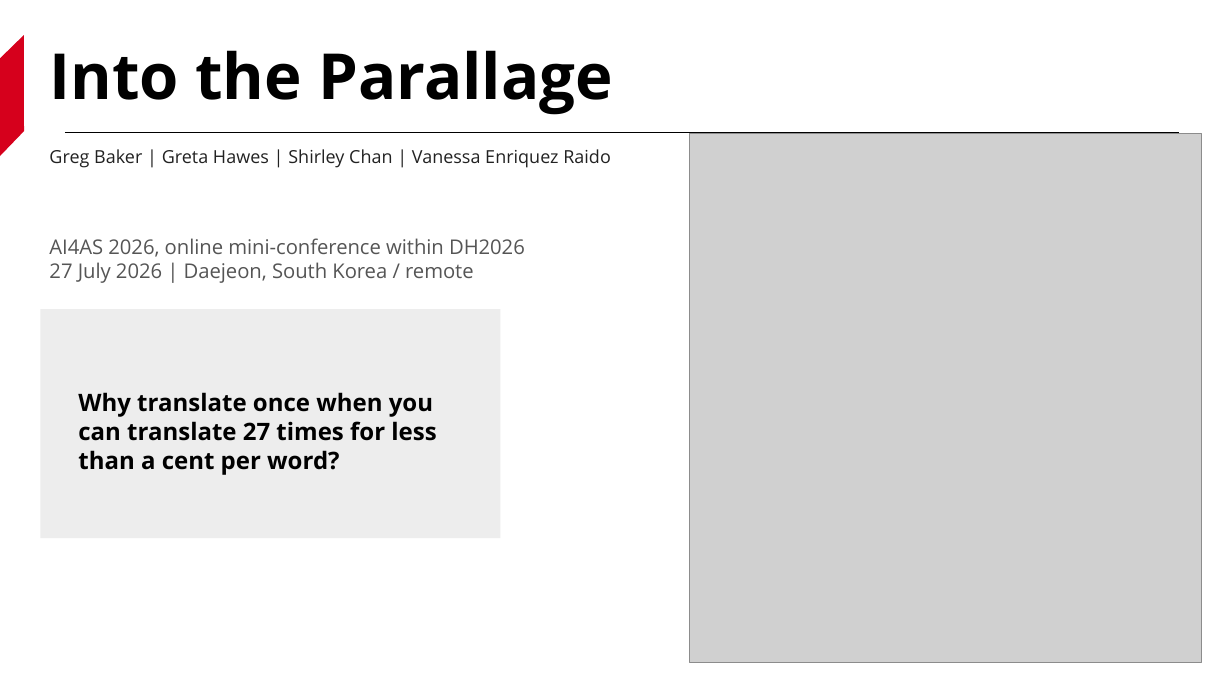
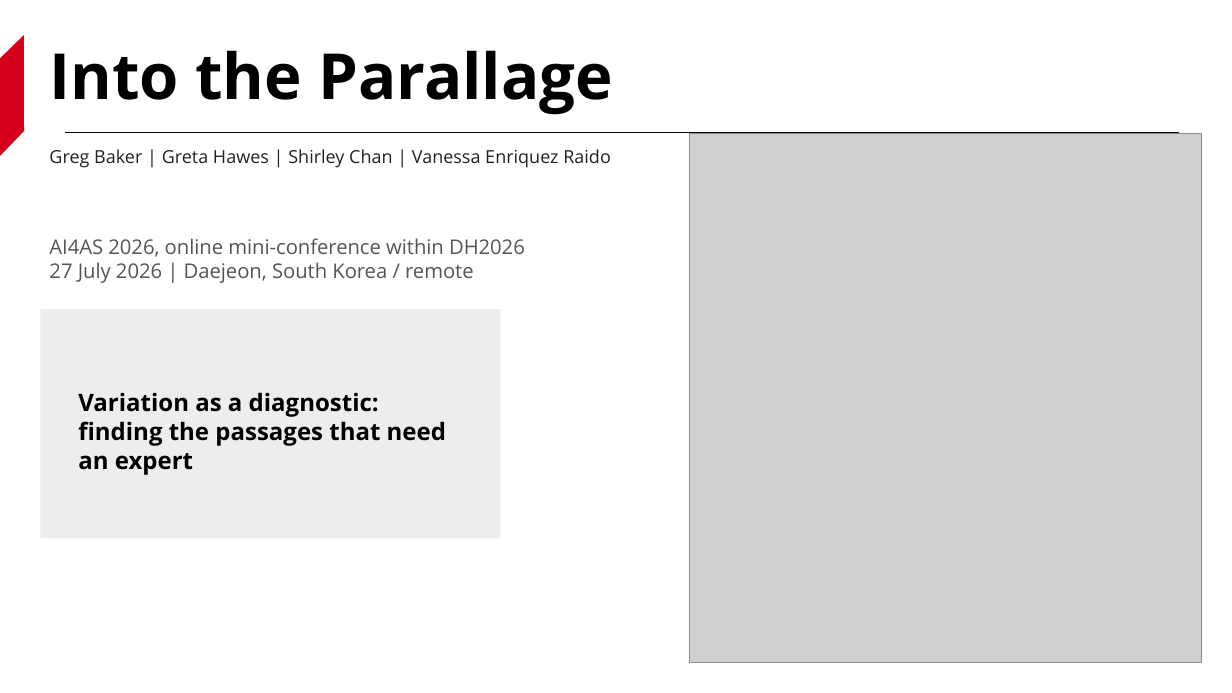
Before and after one commit to solresol/variantum, a slide deck: slide 1 of outputs/ai4as-2026-parallage/into-the-parallage-ai4as-2026-visual-deck.pptx. Drawn at 1232x693 pixels with LibreOffice and Linux fonts; fonts in the diff are those of the drawing; grey boxes stand for pictures; background and template pictures are left out. Boxes give left, top, right and bottom in pixels: in the first picture for what was removed or moved away, otherwise in the second. Text is boxed around its words. In the diff, an @@ line names an element or a change of style, - is before the commit and + after.

Commit message:
Capture final AI4AS script and deck revisions

```diff
--- a/outputs/ai4as-2026-parallage/into-the-parallage-ai4as-2026-visual-deck.pptx
+++ b/outputs/ai4as-2026-parallage/into-the-parallage-ai4as-2026-visual-deck.pptx
@@ text at [78, 392, 446, 475]: text changed @@
-Why translate once when you can translate 27 times for less than a cent per word?
+Variation as a diagnostic: finding the passages that need an expert
```
Also in this commit, not shown: 5 other files.
